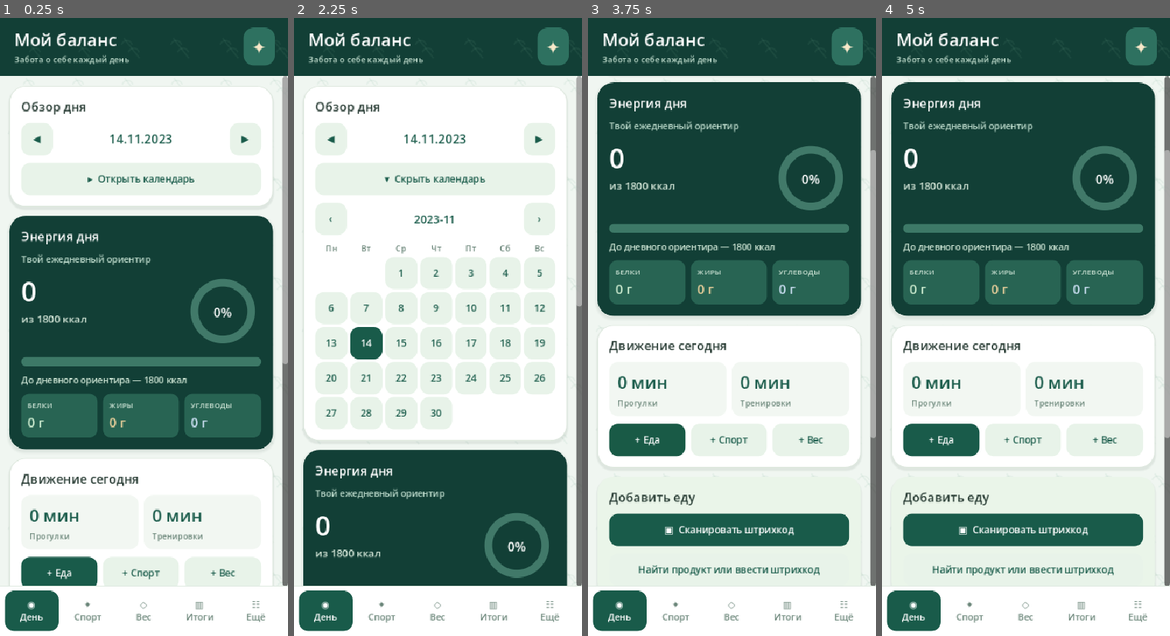
Above: before the commit, frames 1-4 (left to right).
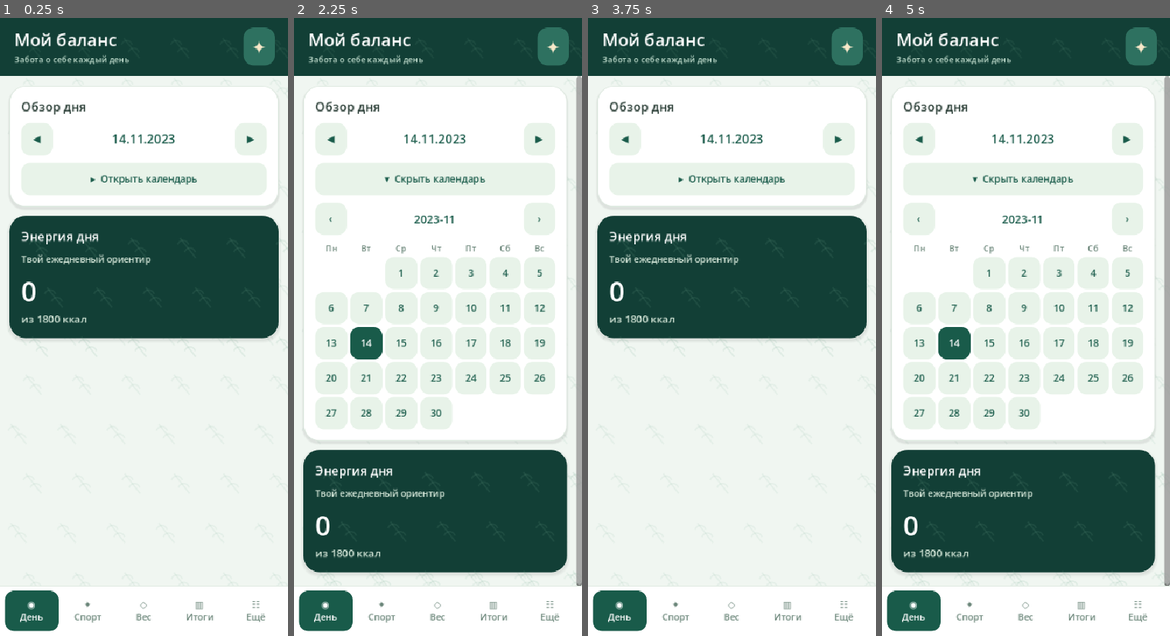
Above: after the commit, the same moments.

Repository: Domenklay/My_balance
Game: Godot game, scene res://main.tscn
The game is run twice, just before and just after one commit, with the same random seed, the same clock (stepped at 60 frames per second) and the same inputs.
Inputs (mouse positions are in pixels of both pictures, inside the frame that each line leads up to):
- Up to frame 1 (0.25 s): no input
- Up to frame 2 (2.25 s): click "◀" at 0.5 s; click "▶" at 1.25 s; click "▸ Открыть календарь" at 2 s
- Up to frame 3 (3.75 s): click "▾ Скрыть календарь" at 2.75 s; click (648, 574) at 3.5 s, where only the run before the commit has a clickable "+ Еда"
- Up to frame 4 (5 s): click "▸ Открыть календарь" at 4.25 s

The runs differ from the first frame. In frame 1, 23% of the frame differs, in the area x 3-100%, y 9-92%; in frame 2, 3.7%; in frame 3, 41%; in frame 4, 56%.
Error after the commit: Invalid call. Nonexistent function 'set_palette' in base 'Control (calorie_ring.gd)'. (res://src/main.gd:849)

Commit message:
Make cards, buttons, progress, charts, snackbars and popups respect active appearance palette

Diff:
--- a/godot/src/main.gd
+++ b/godot/src/main.gd
@@ -499,18 +499,18 @@
         var st = StyleBoxFlat.new()
         st.bg_color = (SECONDARY if secondary else GREEN)
         if mode == "hover":
-            st.bg_color = Color("#cfebd8") if secondary else Color("#195a46")
+            st.bg_color = SECONDARY.lightened(0.06) if secondary else GREEN.lightened(0.09)
         elif mode == "pressed":
-            st.bg_color = Color("#c2dfcc") if secondary else Color("#164d3c")
+            st.bg_color = SECONDARY.darkened(0.05) if secondary else GREEN.darkened(0.07)
         st.set_corner_radius_all(13)
         st.content_margin_left = 10
         st.content_margin_right = 10
         st.content_margin_top = 7
         st.content_margin_bottom = 7
         b.add_theme_stylebox_override(mode, st)
-    b.add_theme_color_override("font_color", GREEN if secondary else WHITE)
-    b.add_theme_color_override("font_hover_color", GREEN if secondary else WHITE)
-    b.add_theme_color_override("font_pressed_color", GREEN if secondary else WHITE)
+    b.add_theme_color_override("font_color", INK if secondary and DARK_MODE else (TEXT_ACCENT if secondary else WHITE))
+    b.add_theme_color_override("font_hover_color", INK if secondary and DARK_MODE else (TEXT_ACCENT if secondary else WHITE))
+    b.add_theme_color_override("font_pressed_color", INK if secondary and DARK_MODE else (TEXT_ACCENT if secondary else WHITE))
     b.add_theme_color_override("font_disabled_color", MUTED)
     if call.is_valid():
         b.pressed.connect(func():
@@ -525,11 +525,11 @@
     panel.mouse_filter = Control.MOUSE_FILTER_PASS
     panel.size_flags_horizontal = Control.SIZE_EXPAND_FILL
     var style = StyleBoxFlat.new()
-    style.bg_color = DEEP if variant == "hero" else (Color("#eaf5e9") if variant == "tint" else WHITE)
+    style.bg_color = HERO_BG if variant == "hero" else (TINT_BG if variant == "tint" else CARD_BG)
     style.set_corner_radius_all(22)
-    style.border_color = Color("#dfe9df") if variant == "plain" else style.bg_color
+    style.border_color = BORDER if variant == "plain" else style.bg_color
     style.set_border_width_all(1)
-    style.shadow_color = Color(0.06, 0.17, 0.11, 0.08)
+    style.shadow_color = Color(0.0, 0.0, 0.0, 0.13 if DARK_MODE else 0.08)
     style.shadow_size = 5 if variant == "hero" else 3
     style.shadow_offset = Vector2(0, 3)
     style.content_margin_left = 17
@@ -538,6 +538,11 @@
     style.content_margin_bottom = 17
     panel.add_theme_stylebox_override("panel", style)
     body.add_child(panel)
+    if PATTERNS and variant in ["hero", "tint"]:
+        var ornament = PatternScript.new()
+        ornament.mouse_filter = Control.MOUSE_FILTER_IGNORE
+        ornament.configure(PATTERN_STYLE, PATTERN_COLOR, true, 0.13 if variant == "hero" else 0.07)
+        panel.add_child(ornament)
     var content = VBoxContainer.new()
     content.mouse_filter = Control.MOUSE_FILTER_PASS
     content.size_flags_horizontal = Control.SIZE_EXPAND_FILL
@@ -552,7 +557,7 @@
     panel.mouse_filter = Control.MOUSE_FILTER_IGNORE
     panel.size_flags_horizontal = Control.SIZE_EXPAND_FILL
     var style = StyleBoxFlat.new()
-    style.bg_color = Color("#286453")
+    style.bg_color = CHIP_BG
     style.set_corner_radius_all(12)
     style.content_margin_left = 9
     style.content_margin_right = 7
@@ -563,7 +568,7 @@
     var content = VBoxContainer.new()
     content.add_theme_constant_override("separation", 3)
     panel.add_child(content)
-    _label(content, caption, 11, Color("#cee4d6"))
+    _label(content, caption, 11, CHIP_CAPTION)
     _label(content, str(roundi(value)) + " г", 19, tint)
 
 
@@ -572,7 +577,7 @@
     panel.mouse_filter = Control.MOUSE_FILTER_PASS
     panel.size_flags_horizontal = Control.SIZE_EXPAND_FILL
     var st = StyleBoxFlat.new()
-    st.bg_color = Color("#f4f9f4")
+    st.bg_color = ROW_BG
     st.set_corner_radius_all(13)
     st.content_margin_left = 10
     st.content_margin_right = 8
@@ -641,7 +646,7 @@
     var bar = PanelContainer.new()
     bar.name = "BottomNavigation"
     var st = StyleBoxFlat.new()
-    st.bg_color = WHITE
+    st.bg_color = CARD_BG
     st.border_color = BORDER
     st.border_width_top = 1
     st.content_margin_left = 7
@@ -675,7 +680,7 @@
         var b: Button = tab_buttons[key]
         var active = key == tab
         var box_style = StyleBoxFlat.new()
-        box_style.bg_color = GREEN if active else WHITE
+        box_style.bg_color = GREEN if active else CARD_BG
         box_style.set_corner_radius_all(14)
         for state in ["normal", "hover", "pressed"]:
             b.add_theme_stylebox_override(state, box_style)
@@ -686,7 +691,7 @@
 
 func _style_progress(bar: ProgressBar) -> void:
     var track = StyleBoxFlat.new()
-    track.bg_color = Color("#e1ece4")
+    track.bg_color = PALE
     track.set_corner_radius_all(9)
     var fill = StyleBoxFlat.new()
     fill.bg_color = GREEN
@@ -830,17 +835,18 @@
     var total = store.day_calories(date)
     var target = float(store.data["settings"]["kcal"])
     var hero = _card("Энергия дня", "hero")
-    _label(hero, "Твой ежедневный ориентир", 13, Color("#bddbcc"))
+    _label(hero, "Твой ежедневный ориентир", 13, HERO_MUTED)
     var hero_content = _row(hero)
     var numbers = VBoxContainer.new()
     numbers.size_flags_horizontal = Control.SIZE_EXPAND_FILL
     numbers.add_theme_constant_override("separation", 2)
     hero_content.add_child(numbers)
     _label(numbers, str(roundi(total)), 39, WHITE)
-    _label(numbers, "из " + str(roundi(target)) + " ккал", 15, Color("#d5e7d9"))
+    _label(numbers, "из " + str(roundi(target)) + " ккал", 15, HERO_MUTED)
     var ring = RingScript.new()
     ring.name = "DailyCalorieRing"
     ring.custom_minimum_size = Vector2(112, 112)
+    ring.set_palette(HERO_TRACK, HERO_FILL, WHITE)
     ring.set_value(total, target)
     hero_content.add_child(ring)
     var track = ProgressBar.new()
@@ -849,23 +855,23 @@
     track.value = minf(total, target)
     _style_progress(track)
     var track_bg = StyleBoxFlat.new()
-    track_bg.bg_color = Color("#3d7967")
+    track_bg.bg_color = HERO_TRACK
     track_bg.set_corner_radius_all(8)
     var track_fg = StyleBoxFlat.new()
-    track_fg.bg_color = Color("#deebbd")
+    track_fg.bg_color = HERO_FILL
     track_fg.set_corner_radius_all(8)
     track.add_theme_stylebox_override("background", track_bg)
     track.add_theme_stylebox_override("fill", track_fg)
     hero.add_child(track)
     var remaining = target - total
     if remaining >= 0.0:
-        _label(hero, "До дневного ориентира — " + str(roundi(remaining)) + " ккал", 13, Color("#d2e9d8"))
+        _label(hero, "До дневного ориентира — " + str(roundi(remaining)) + " ккал", 13, HERO_MUTED)
     else:
         _label(hero, "Сверх ориентира — " + str(roundi(-remaining)) + " ккал", 13, SOFT_GOLD)
     var macros = _row(hero)
-    _macro_chip(macros, "БЕЛКИ", store.day_macro(date, "p"), Color("#d7f4d7"))
-    _macro_chip(macros, "ЖИРЫ", store.day_macro(date, "f"), Color("#f2d49d"))
-    _macro_chip(macros, "УГЛЕВОДЫ", store.day_macro(date, "c"), Color("#d3e5fa"))
+    _macro_chip(macros, "БЕЛКИ", store.day_macro(date, "p"), MACRO_PROTEIN)
+    _macro_chip(macros, "ЖИРЫ", store.day_macro(date, "f"), MACRO_FAT)
+    _macro_chip(macros, "УГЛЕВОДЫ", store.day_macro(date, "c"), MACRO_CARBS)
 
     var activity = _card("Движение сегодня")
     var walking = 0
@@ -1080,7 +1086,7 @@
         minf(requested_height, maxf(300.0, get_viewport_rect().size.y - 76.0))
     )
     var style = StyleBoxFlat.new()
-    style.bg_color = WHITE
+    style.bg_color = CARD_BG
     style.border_color = BORDER
     style.set_border_width_all(1)
     style.set_corner_radius_all(20)
@@ -1098,7 +1104,7 @@
     column.mouse_filter = Control.MOUSE_FILTER_PASS
     column.add_theme_constant_override("separation", 10)
     panel.add_child(column)
-    _label(column, title, 20, GREEN)
+    _label(column, title, 20, TEXT_ACCENT)
     if not description.is_empty():
         _label(column, description, 12, MUTED)
 
@@ -1528,6 +1534,7 @@
     var chart = _card("Как меняется вес")
     var g = GraphScript.new()
     g.custom_minimum_size = Vector2(0, 210)
+    g.set_palette(TEXT_ACCENT, CHART_GRID, MUTED, ACCENT, CHART_AREA, SECONDARY)
     g.set_points(store.data["weights"], float(settings["goal"]))
     chart.add_child(g)
     var history = store.data["weights"].duplicate()
